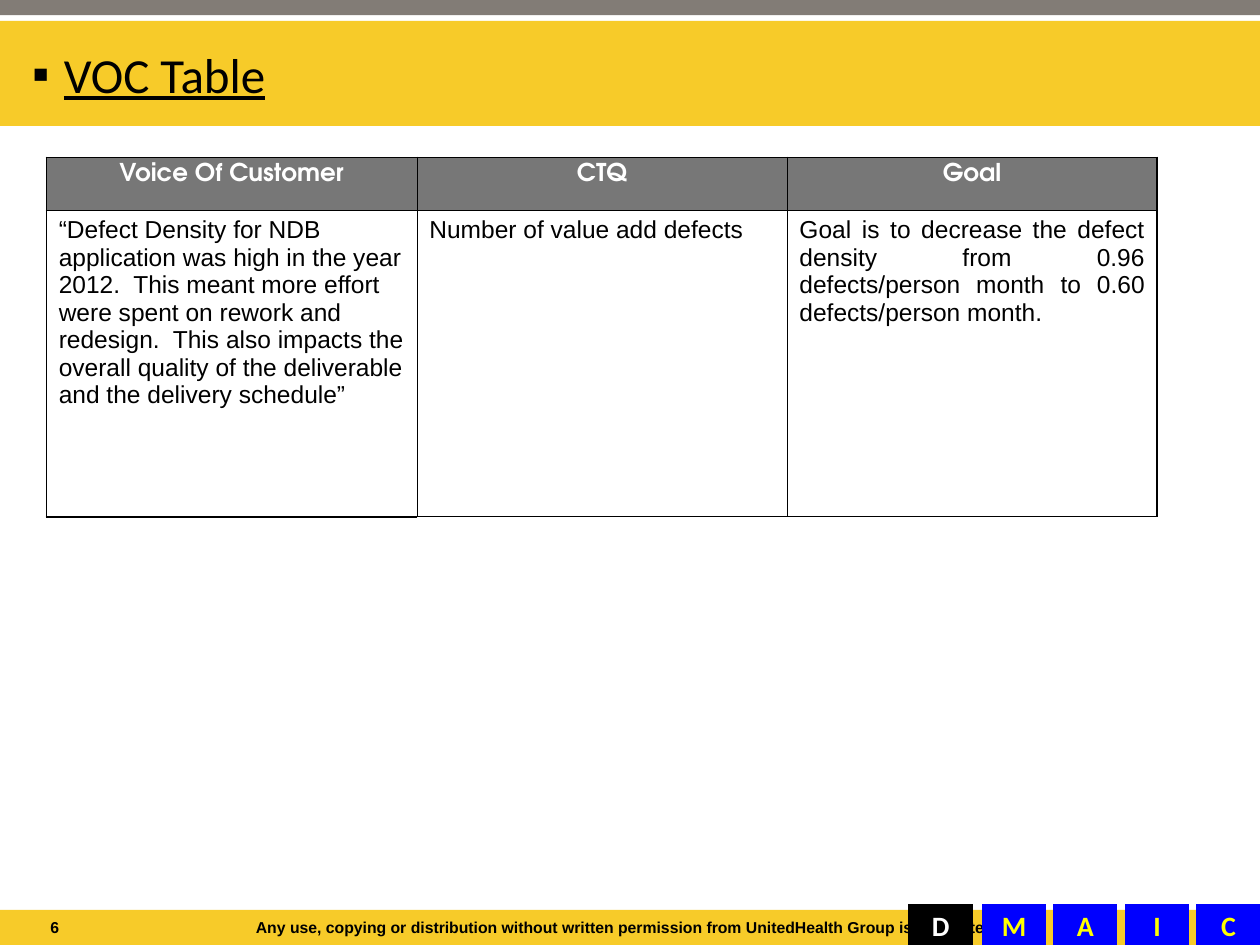
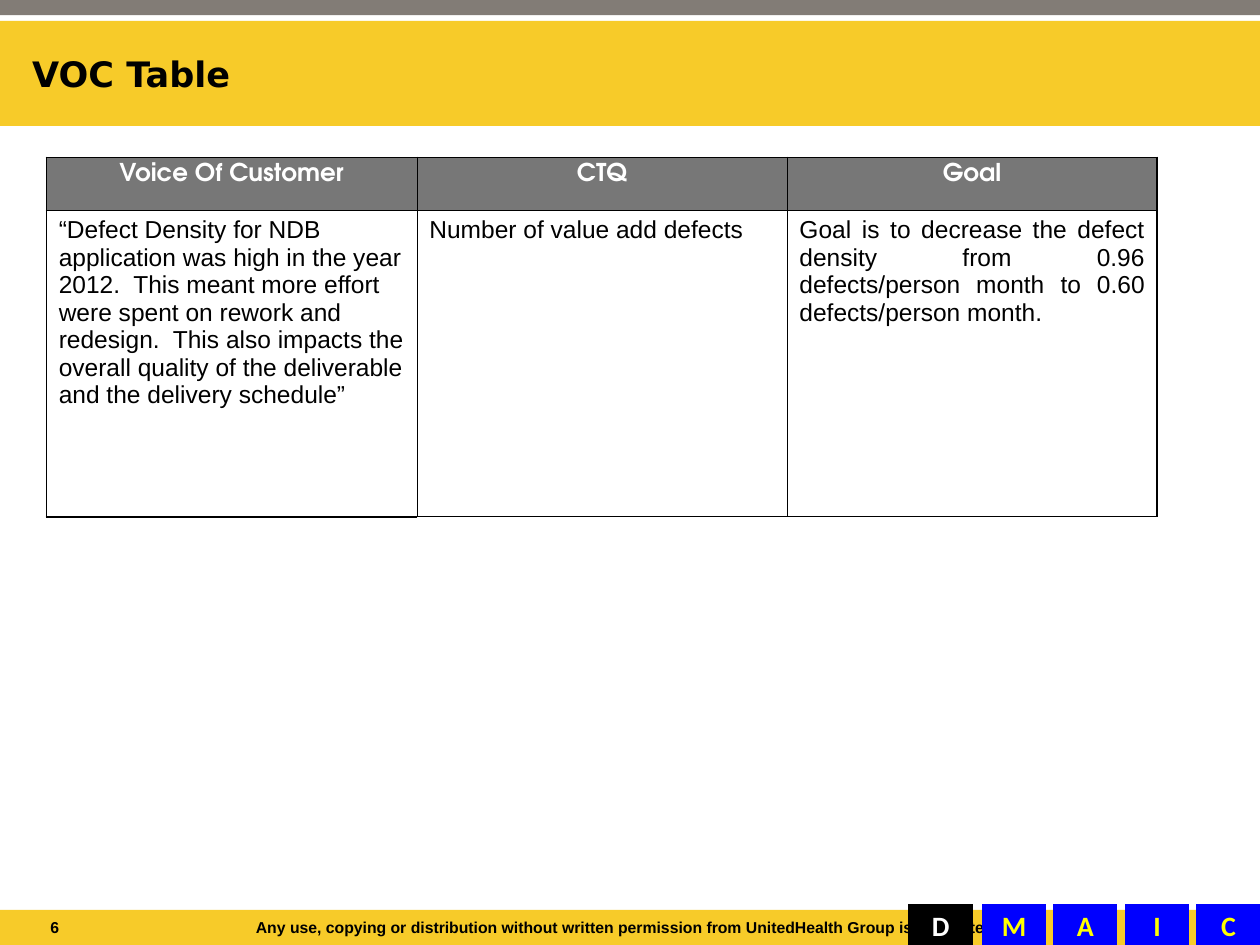
Before and after one commit to tp70227/GBDocs, a slide deck: slide 6 of Final update - DD GB.ppt. Drawn at 1260x945 pixels with LibreOffice and Linux fonts; fonts in the diff are those of the drawing; background and template pictures are left out. Boxes give left, top, right and bottom in pixels: in the first picture for what was removed or moved away, otherwise in the second. Text is boxed around its words. In the diff, an @@ line names an element or a change of style, - is before the commit and + after.

```diff
--- a/Final update - DD GB.ppt
+++ b/Final update - DD GB.ppt
@@ text "VOC Table" at (32, 60, 230, 88): size 28 to 20 pt, font Calibri to DejaVu Sans, bold on, underline off; bullet ▪ to none; less space between paragraphs @@
```
Also in this commit, not shown: 1 other slide changed, 2 slides added, 8 other files.
